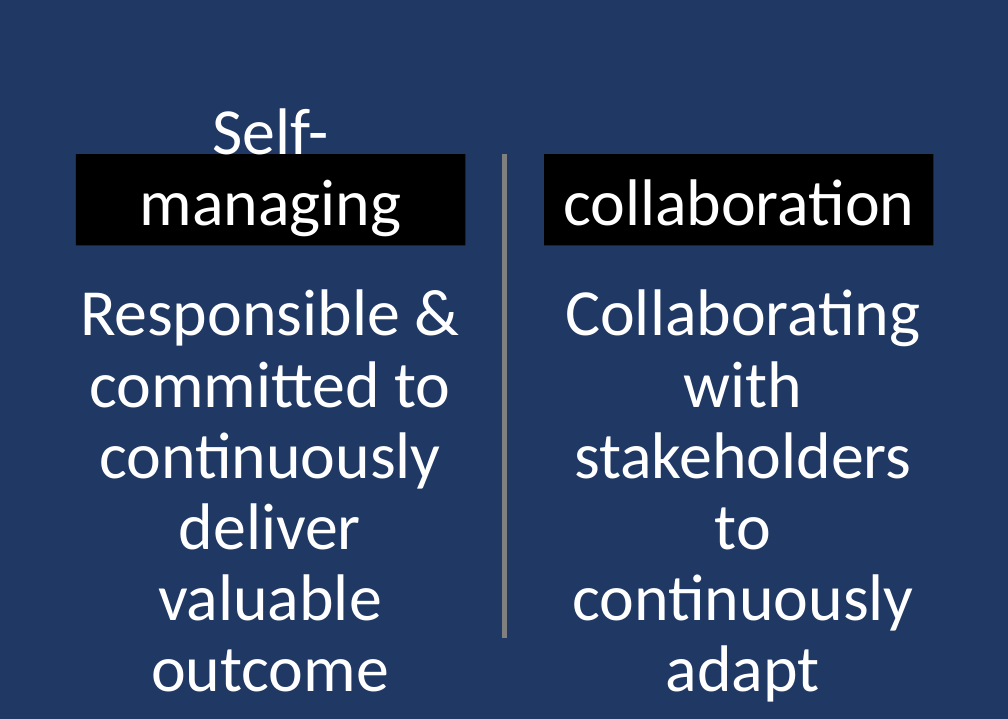
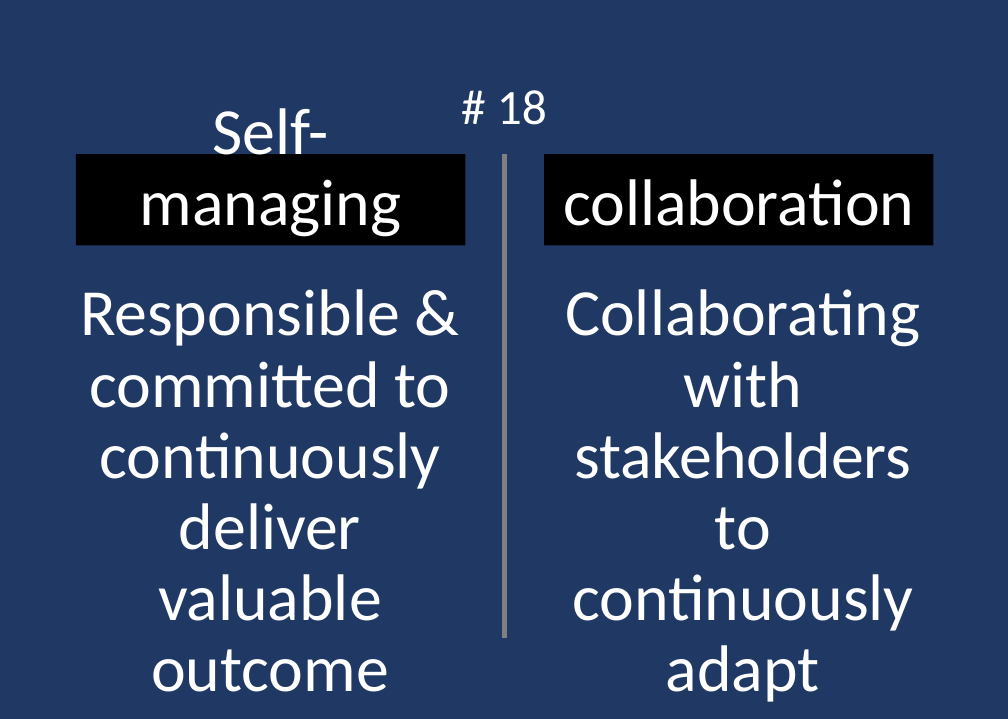
Before and after one commit to ScrumFacilitators/Exploring-Self-Management, a slide deck: slide 45 of Exploring Self-Management.pptx. Drawn at 1008x719 pixels with LibreOffice and Linux fonts; fonts in the diff are those of the drawing; background and template pictures are left out. Boxes give left, top, right and bottom in pixels: in the first picture for what was removed or moved away, otherwise in the second. Text is boxed around its words. In the diff, an @@ line names an element or a change of style, - is before the commit and + after.

```diff
--- a/Exploring Self-Management.pptx
+++ b/Exploring Self-Management.pptx
@@ text added at (x1=497, y1=90, x2=547, y2=125), 30 pt, text #FFFFFF @@
+# 18
```
Also in this commit, not shown: 40 other slides changed, 2 slides added, 1 other file.
